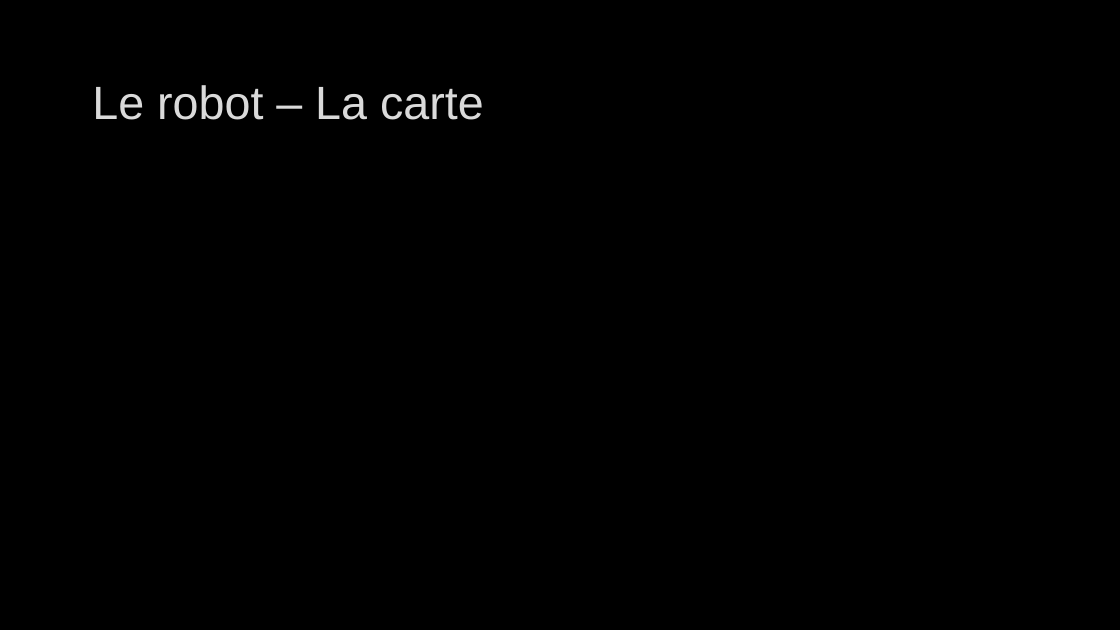
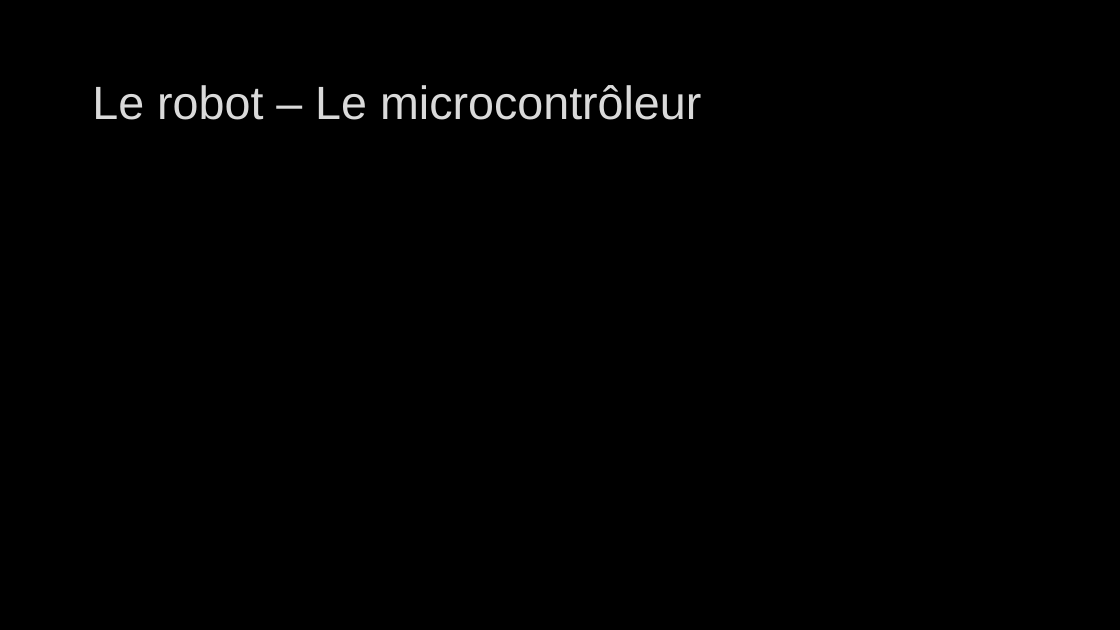
Before and after one commit to CyrilPy/BadMonkey, a slide deck: slide 5 of Gestion projet/Projet intégration robotique – IMERIR.pptx. Drawn at 1120x630 pixels with LibreOffice and Linux fonts; fonts in the diff are those of the drawing; background and template pictures are left out. Boxes give left, top, right and bottom in pixels: in the first picture for what was removed or moved away, otherwise in the second. Text is boxed around its words. In the diff, an @@ line names an element or a change of style, - is before the commit and + after.

```diff
--- a/Gestion projet/Projet intégration robotique – IMERIR.pptx
+++ b/Gestion projet/Projet intégration robotique – IMERIR.pptx
@@ title at [92, 85, 701, 120]: text changed @@
-Le robot – La carte
+Le robot – Le microcontrôleur
```
Also in this commit, not shown: 4 other slides changed, 1 slide added, 1 other file.
